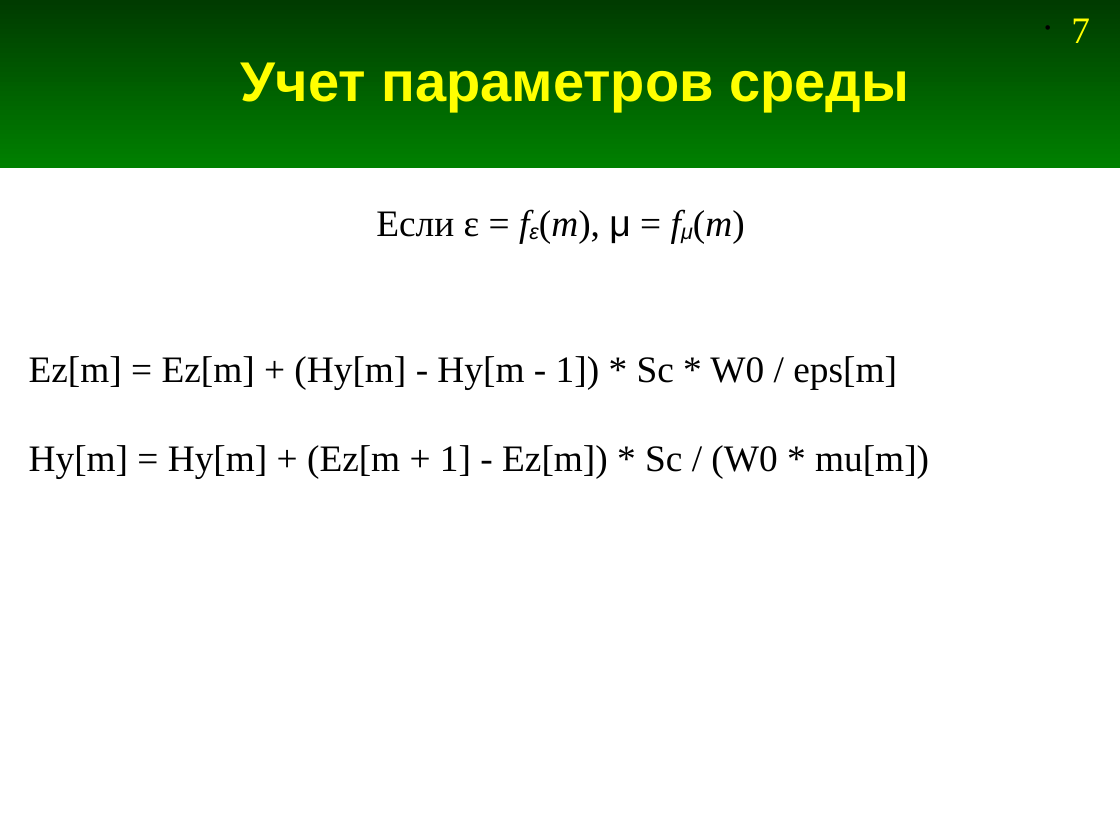
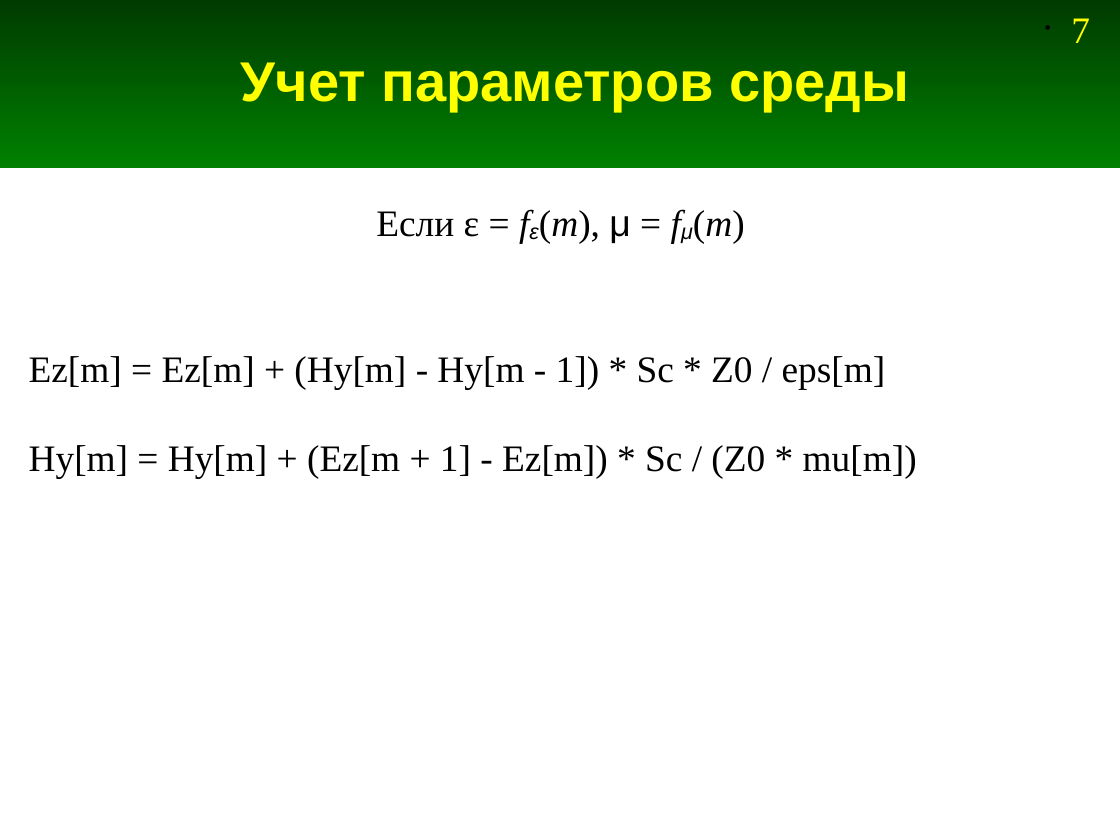
Before and after one commit to Jenyay/modelling, a slide deck: slide 7 of presentations/05. FDTD-1D Heterogen.odp. Drawn at 1120x840 pixels with LibreOffice and Linux fonts; fonts in the diff are those of the drawing. Boxes give left, top, right and bottom in pixels: in the first picture for what was removed or moved away, otherwise in the second. Text is boxed around its words. In the diff, an @@ line names an element or a change of style, - is before the commit and + after.

```diff
--- a/presentations/05. FDTD-1D Heterogen.odp
+++ b/presentations/05. FDTD-1D Heterogen.odp
@@ text at (29, 356, 917, 479): text changed @@
-Ez[m] = Ez[m] + (Hy[m] - Hy[m - 1]) * Sc * W0 / eps[m]
-Hy[m] = Hy[m] + (Ez[m + 1] - Ez[m]) * Sc / (W0 * mu[m])
+Ez[m] = Ez[m] + (Hy[m] - Hy[m - 1]) * Sc * Z0 / eps[m]
+Hy[m] = Hy[m] + (Ez[m + 1] - Ez[m]) * Sc / (Z0 * mu[m])
```
Also in this commit, not shown: 3 other slides changed, 5 other files.
